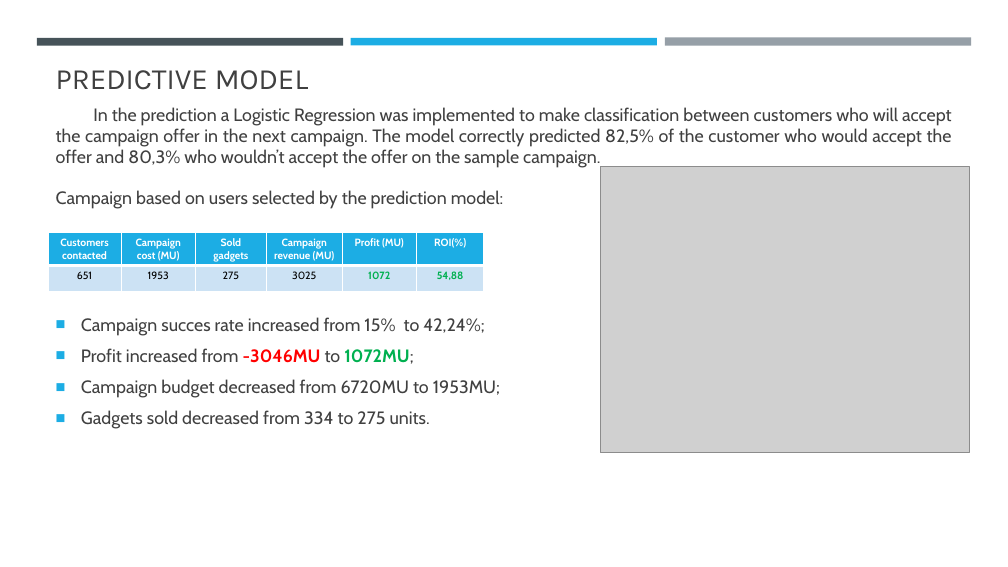
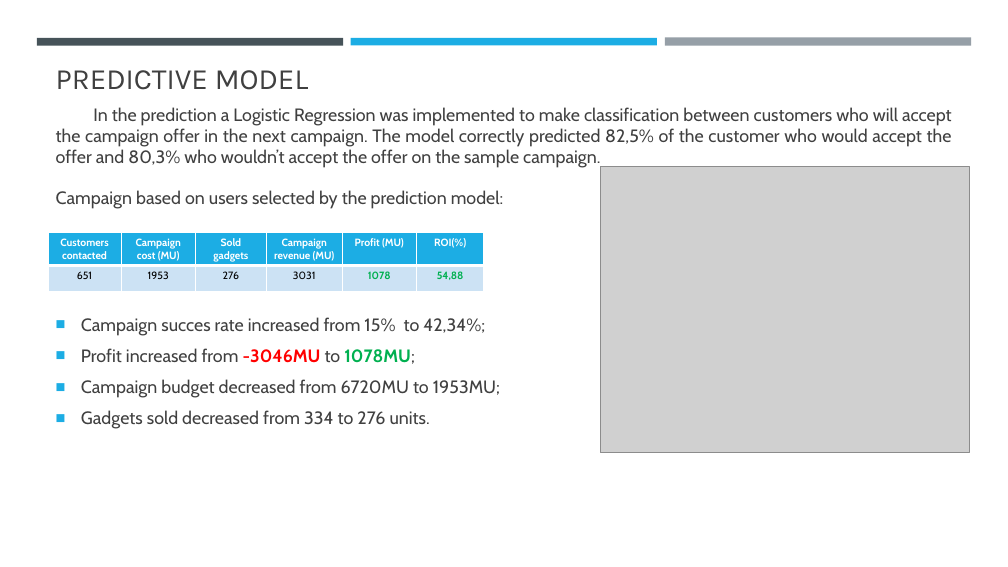
Before and after one commit to fpmacedo/ifood_data_analyst_test, a slide deck: slide 8 of iFood Data Business Analyst Case.pptx. Drawn at 1008x567 pixels with LibreOffice and Linux fonts; fonts in the diff are those of the drawing; grey boxes stand for pictures. Boxes give left, top, right and bottom in pixels: in the first picture for what was removed or moved away, otherwise in the second. Text is boxed around its words. In the diff, an @@ line names an element or a change of style, - is before the commit and + after.

```diff
--- a/iFood Data Business Analyst Case.pptx
+++ b/iFood Data Business Analyst Case.pptx
@@ table at [48, 233, 484, 291] @@
-row 2: 651 | 1953 | 275 | 3025 | 1072 | 54,88
+row 2: 651 | 1953 | 276 | 3031 | 1078 | 54,88
@@ text at [81, 317, 485, 364]: text changed @@
-■ Campaign succes rate increased from 15% to 42,24%;
-■ Profit increased from -3046MU to 1072MU;
+■ Campaign succes rate increased from 15% to 42,34%;
+■ Profit increased from -3046MU to 1078MU;
@@ text at [81, 410, 430, 429]: text changed @@
-■ Gadgets sold decreased from 334 to 275 units.
+■ Gadgets sold decreased from 334 to 276 units.
```
Also in this commit, not shown: 2 other slides changed, 1 other file.
